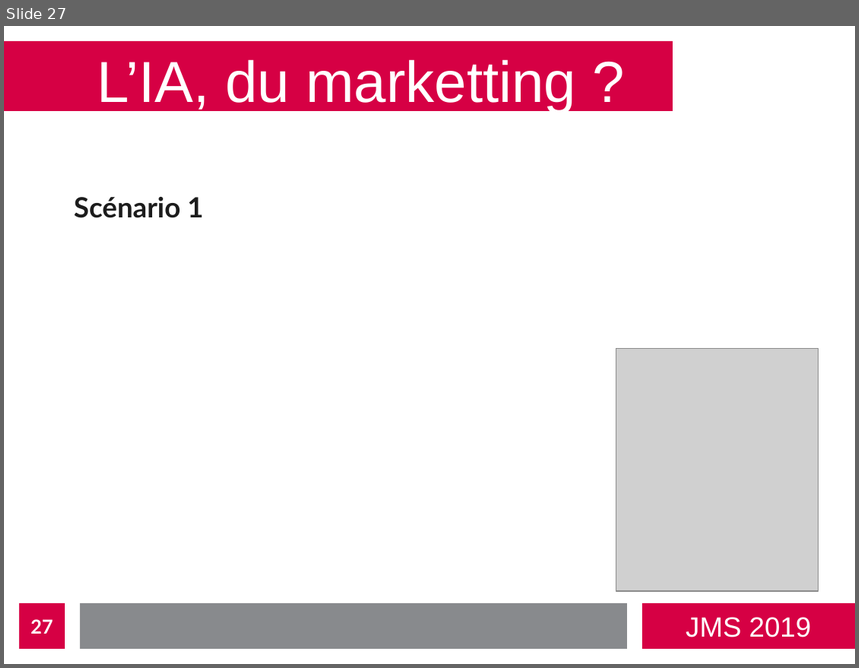
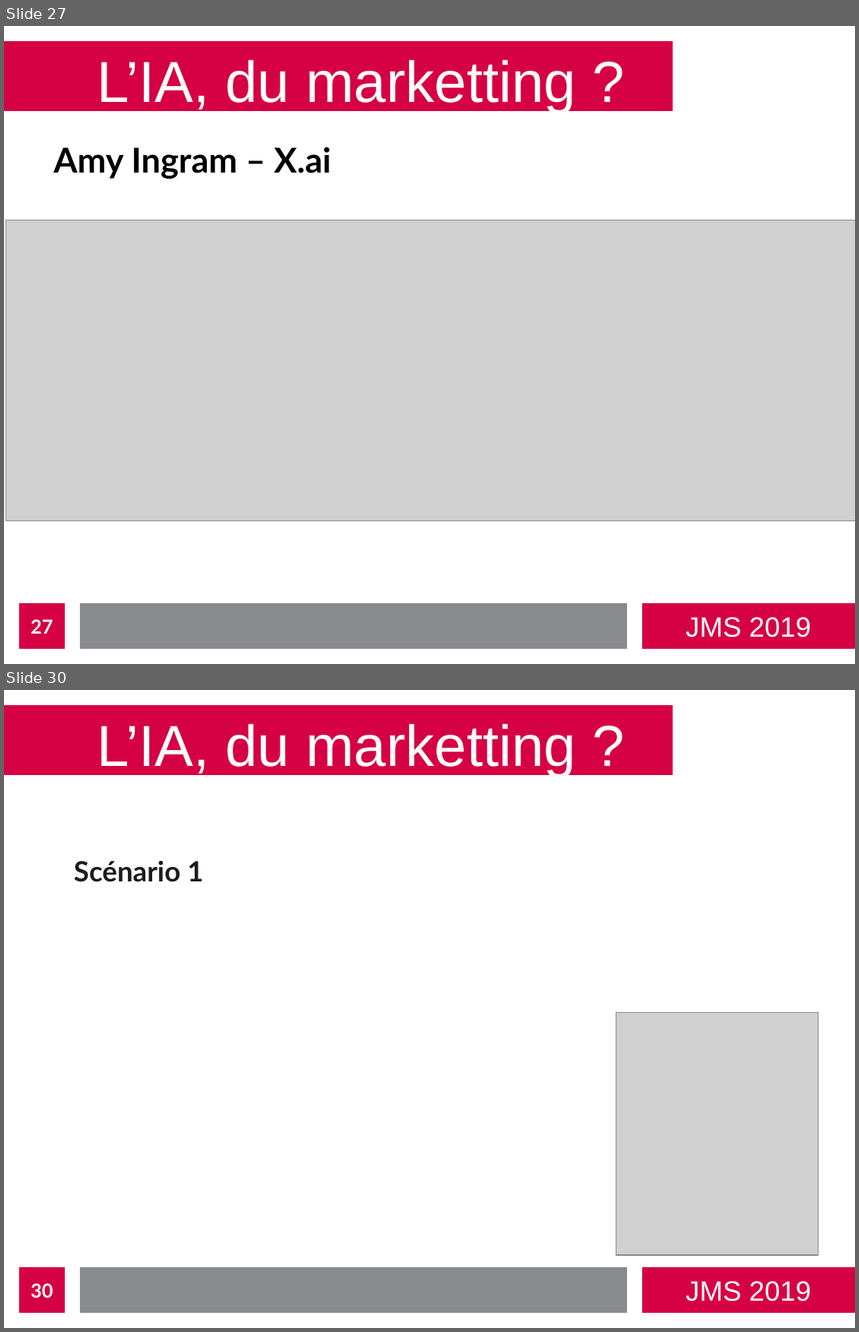
Before and after one commit to bastienvanderplaetse/JMS-2019, a slide deck: presentation-expanded.odp. Shown one above the other, each under a label of ours: slide 27 before the commit, slides 27 and 30 after it; the slides between them are not shown. The pictures are 859x668 and 859x1332 pixels, drawn with LibreOffice and Linux fonts; fonts in the diff are those of the drawing; grey boxes stand for pictures. Boxes give left, top, right and bottom in pixels: in the first picture for what was removed or moved away, otherwise in the second. Text is boxed around its words. In the diff, an @@ line names an element or a change of style, - is before the commit and + after.

Commit message:
Marketting ex1

```diff
--- a/presentation-expanded.odp
+++ b/presentation-expanded.odp
@@ slide 27 added at [4, 26, 855, 664], background #FFFFFF; not listed: 4 template elements that a slide beside it also shows @@
@@ title added at [97, 59, 576, 113], 54 pt, text #FFFFFF @@
+L’IA, du marketting ?
@@ text added at [53, 147, 331, 179], 32 pt, text #000000, bold @@
+Amy Ingram – X.ai
@@ picture added at [6, 221, 855, 521] @@
@@ page number added at [19, 604, 65, 649], fill #D60044, 18 pt, text #FFFFFF, bold @@
+27
@@ what was slide 27 is now slide 30 @@
@@ page number at [31, 1284, 53, 1299]: text changed @@
-27
+30
```
Also in this commit, not shown: 13 slides changed, 3 other slides added, 2 other files.
